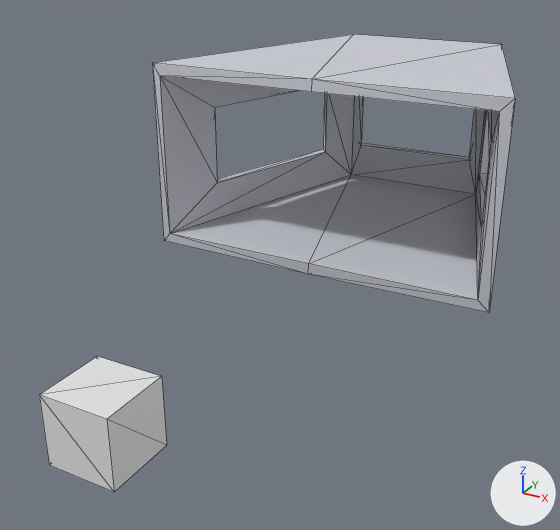
Two versions of the glTF model src/worlds/Orbits/assets/models/spaceship/observatory.gltf, one commit apart.
One viewpoint serves both versions: a 50 mm lens placed at (11.2, -11.6, 10.9), pointed at (-0.2, 9.1, 0.6). The axes (+X, +Y, +Z) are drawn at lower right. The lights are the same throughout. Mesh edges are drawn as thin lines. Where no turn or scale is listed for an object, it has been applied to the vertices. Vertices at the same position are counted once.

The first picture shows 'Cube', 'observatory'.
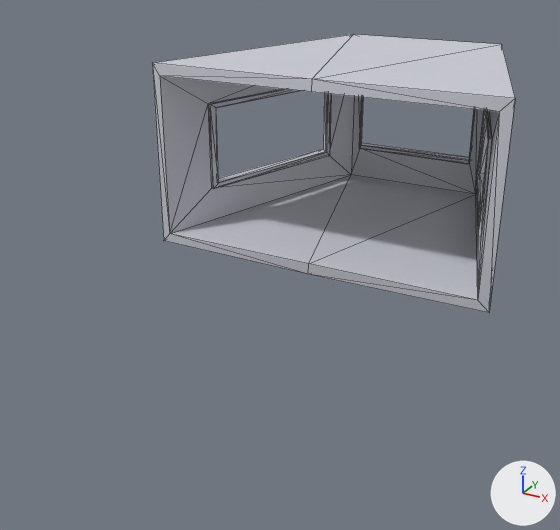
Boxes (x1, y1, x2, y2) around the edits, measured in the pictures (560 x 530 px):
'Cube', deleted: before (39, 356, 167, 492)
part 1 of me_observatory, built on: (160, 76, 499, 293) in both

What changed in the scene script:
```text
Change me_observatory:
    used by ob_observatory; location = (0.0, 0.0, 0.0)
    remove me_observatory.from_pydata(...)  # 44 vertices, 96 faces; spans x -6.38..6.38, y 10.77..21.56, z -0.4..6.4
    add me_observatory.from_pydata(...)  # 83 vertices, 174 faces; spans x -6.38..6.38, y 10.77..21.56, z -0.4..6.4
    me_observatory part 1
    46 faces are deleted
    33 vertices are added at x -5.39..5.39, y 12.84..21.16, z 1.32..4.67
    6 new vertices lie (0.0, 0.0, 3.36) away from vertices in x -5.39..5.39, y 12.84..19.55, z 1.32
    124 new faces join them
Remove ob_cube:
    ob_cube = bpy.data.objects.new('Cube', me_cube)
    ob_cube.location = (0.0, 0.0, 0.0)
```
